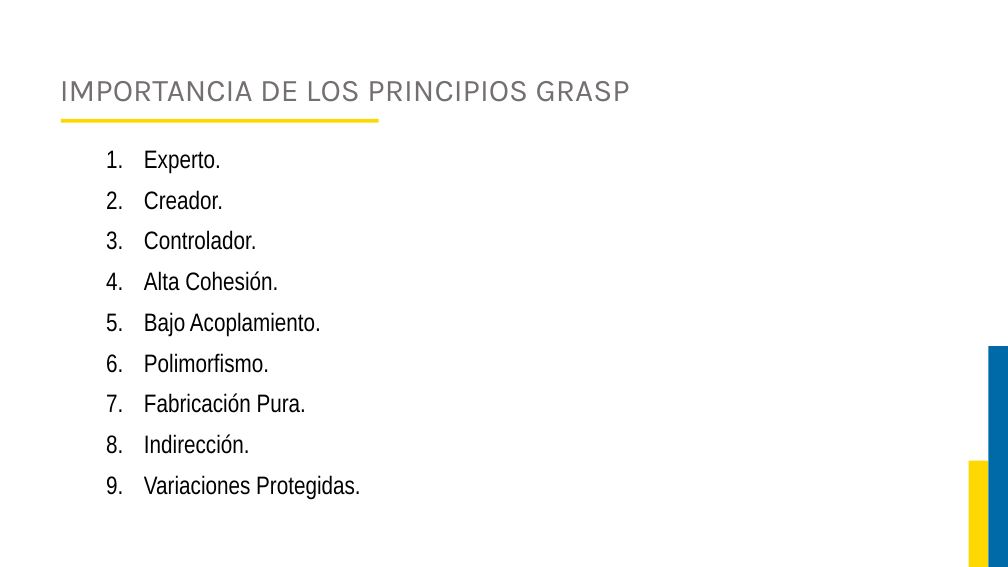
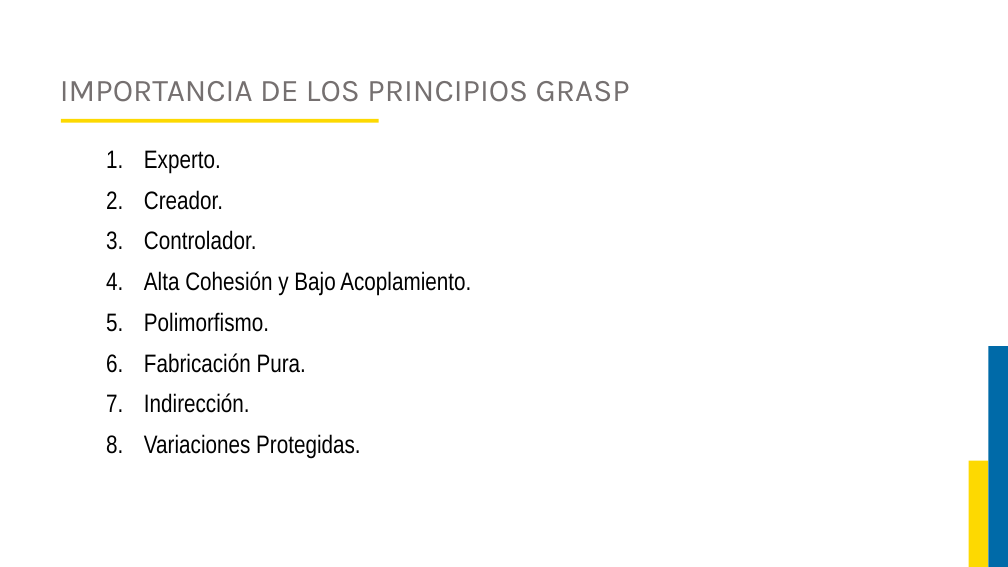
Before and after one commit to JorgeAlejandroAguirreGutierrez/proyecto-luis, a slide deck: slide 45 of Curso Ingenieria del Software 2/Diapositivas.pptx. Drawn at 1008x567 pixels with LibreOffice and Linux fonts; fonts in the diff are those of the drawing; background and template pictures are left out. Boxes give left, top, right and bottom in pixels: in the first picture for what was removed or moved away, otherwise in the second. Text is boxed around its words. In the diff, an @@ line names an element or a change of style, - is before the commit and + after.

```diff
--- a/Curso Ingenieria del Software 2/Diapositivas.pptx
+++ b/Curso Ingenieria del Software 2/Diapositivas.pptx
@@ text at <box>144,271,471,296</box>: text changed @@
-4. Alta Cohesión.
-5. Bajo Acoplamiento.
+4. Alta Cohesión y Bajo Acoplamiento.
```
Also in this commit, not shown: 44 slides added, 1 other file.
